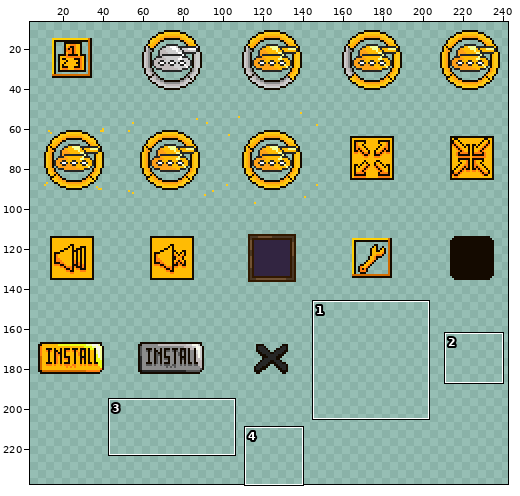
Two versions of one sprite sheet, asset/icon.png. The first picture is a wide view before the edit; the outline marks the close-up.
Close-up. Old version:
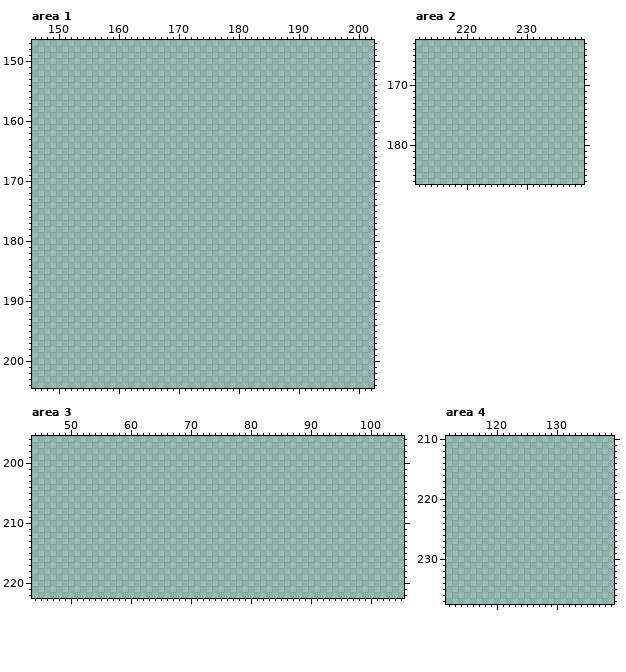
The file is 200x250 pixels. Colours within 5 levels of each other are drawn and written as one. Shown: area 1: x 146..202, y 147..204; area 2: x 212..239, y 163..186; area 3: x 44..105, y 196..222; area 4: x 112..139, y 210..237. The old version is drawn lined up with the new one. The wide view leaves out empty margins. The commit also changed other parts of the picture, which this record leaves out.
After the commit:
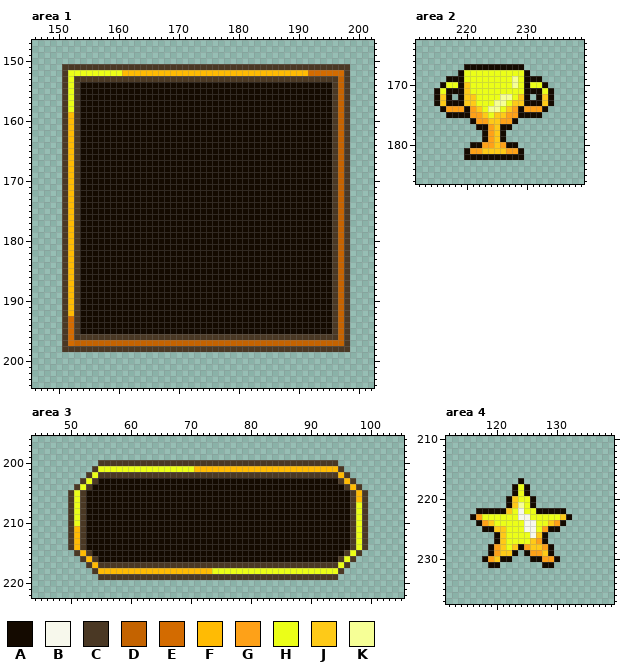
Palette (. is transparent): A #140a00  B #f7f8ec  C #4a3824  D #c46300  E #d36b00  F #ffbb04  G #fea118  H #ebfe18  J #feca18  K #f6ff96
Diff:
canvas 200x250 -> 250x250; drawings rearranged on the sheet (the old picture shows each at its new place)
Area 1:
y 151: x 151..198 ................................................ -> CCCCCCCCCCCCCCCCCCCCCCCCCCCCCCCCCCCCCCCCCCCCCCCC
y 152: x 151..198 ................................................ -> CHHHHHHHHHFFFFFFFFFFFFFFFFFFFFFFFFFFFFFFFEEEEEEC
y 153: x 151..198 ................................................ -> CHCCCCCCCCCCCCCCCCCCCCCCCCCCCCCCCCCCCCCCCCCCCCDC
y 154..158: x 151..198 ................................................ -> CHCAAAAAAAAAAAAAAAAAAAAAAAAAAAAAAAAAAAAAAAAAACDC
y 159..192: x 151..198 ................................................ -> CFCAAAAAAAAAAAAAAAAAAAAAAAAAAAAAAAAAAAAAAAAAACDC
y 193..195: x 151..198 ................................................ -> CECAAAAAAAAAAAAAAAAAAAAAAAAAAAAAAAAAAAAAAAAAACDC
y 196: x 151..198 ................................................ -> CECCCCCCCCCCCCCCCCCCCCCCCCCCCCCCCCCCCCCCCCCCCCDC
y 197: x 151..198 ................................................ -> CEDDDDDDDDDDDDDDDDDDDDDDDDDDDDDDDDDDDDDDDDDDDDDC
y 198: x 151..198 ................................................ -> CCCCCCCCCCCCCCCCCCCCCCCCCCCCCCCCCCCCCCCCCCCCCCCC
Area 2:
y 167: x 220..229 .......... -> AAAAAAAAAA
y 168: x 219..230 ............ -> AHHHHHHHHHHA
y 169: x 217..232 ................ -> AAAHHHHHHHHKHAAA
y 170: x 216..233 .................. -> AHHAJHHHHHHHKHAHHA
y 171: x 215..234 .................... -> AHAAAJHHHHHHHHHAAAHA
y 172: x 215..217 ... -> AJA; x 219..230 ............ -> AJJHHHHKKHJA; x 232..234 ... -> AJA
y 173: x 215..234 .................... -> AJAAAJJHHHKKHJJAAAJA
y 174: x 216..233 .................. -> AGGGAGJHKKHJGAGGGA
y 175: x 217..232 ................ -> AAAAGGJHJJGGAAAA
y 176: x 221..228 ........ -> AGGJJGGA
y 177: x 222..227 ...... -> AAGJAA
y 178..179: x 223..226 .... -> AGJA
y 180: x 221..228 ........ -> AAGGJGAA
y 181: x 220..229 .......... -> AGGJJJJGGA
y 182: x 220..229 .......... -> AAAAAAAAAA
Area 3:
y 200: x 55..94 ........................................ -> CCCCCCCCCCCCCCCCCCCCCCCCCCCCCCCCCCCCCCCC
y 201: x 54..95 .......................................... -> CHHHHHHHHHHHHHHHHFFFFFFFFFFFFFFFFFFFFFFFFC
y 202: x 53..96 ............................................ -> CHCCCCCCCCCCCCCCCCCCCCCCCCCCCCCCCCCCCCCCCCFC
y 203: x 52..97 .............................................. -> CHCAAAAAAAAAAAAAAAAAAAAAAAAAAAAAAAAAAAAAAAACFC
y 204: x 51..98 ................................................ -> CHCAAAAAAAAAAAAAAAAAAAAAAAAAAAAAAAAAAAAAAAAAACFC
y 205..206: x 50..99 .................................................. -> CHCAAAAAAAAAAAAAAAAAAAAAAAAAAAAAAAAAAAAAAAAAAAACFC
y 207..210: x 50..99 .................................................. -> CHCAAAAAAAAAAAAAAAAAAAAAAAAAAAAAAAAAAAAAAAAAAAACHC
y 211..214: x 50..99 .................................................. -> CFCAAAAAAAAAAAAAAAAAAAAAAAAAAAAAAAAAAAAAAAAAAAACHC
y 215: x 51..98 ................................................ -> CFCAAAAAAAAAAAAAAAAAAAAAAAAAAAAAAAAAAAAAAAAAACHC
y 216: x 52..97 .............................................. -> CFCAAAAAAAAAAAAAAAAAAAAAAAAAAAAAAAAAAAAAAAACHC
y 217: x 53..96 ............................................ -> CFCCCCCCCCCCCCCCCCCCCCCCCCCCCCCCCCCCCCCCCCHC
y 218: x 54..95 .......................................... -> CFFFFFFFFFFFFFFFFFFFHHHHHHHHHHHHHHHHHHHHHC
y 219: x 55..94 ........................................ -> CCCCCCCCCCCCCCCCCCCCCCCCCCCCCCCCCCCCCCCC
Area 4:
y 217: x 124 . -> A
y 218..219: x 123..125 ... -> AHA
y 220: x 122..126 ..... -> AJHHA
y 221: x 122..126 ..... -> AJKHA
y 222: x 117..131 ............... -> AAAAAJHBHHAAAAA
y 223: x 116..132 ................. -> AGHHHHHHBBHHHHHJA
y 224: x 117..131 ............... -> AGJHHHHHBBHHJGA
y 225: x 118..130 ............. -> AAJJHHHBBHGAA
y 226: x 120..128 ......... -> AJHHHHBJA
y 227: x 120..128 ......... -> AJHHHHJGA
y 228: x 119..129 ........... -> AGJHJAGJJGA
y 229: x 119..123 ..... -> AGJJA; x 125..129 ..... -> AGGJA
y 230: x 118..122 ..... -> AGJAA; x 126..130 ..... -> AAGGA
y 231: x 119..120 .. -> AA; x 128..129 .. -> AA
